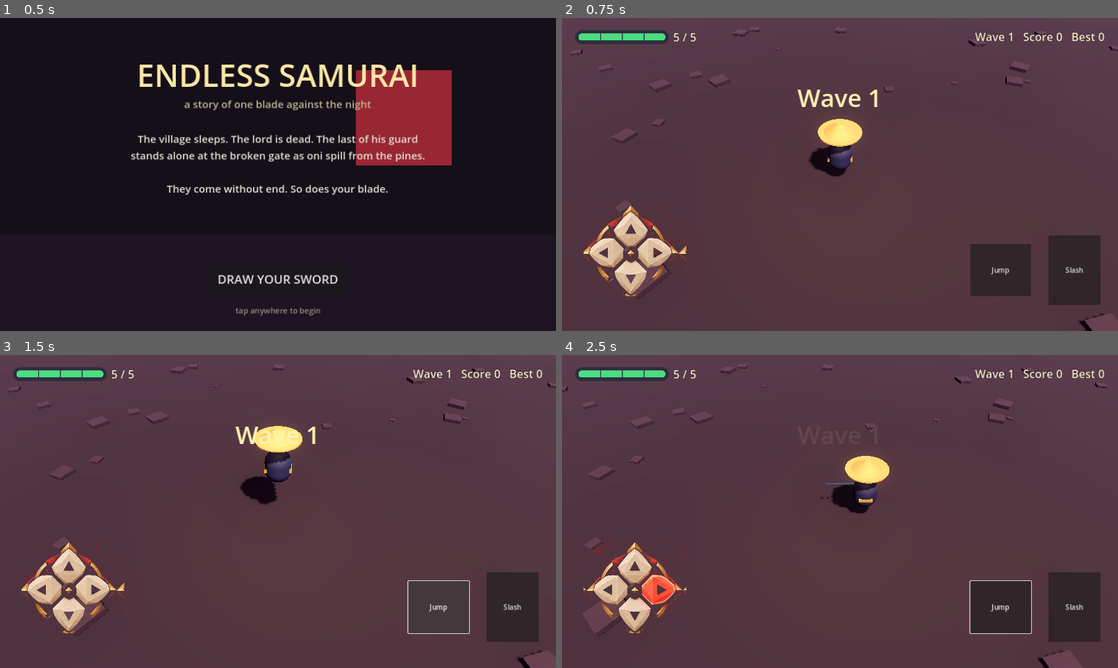
Above: before the commit, frames 1-4 (two rows, left to right).
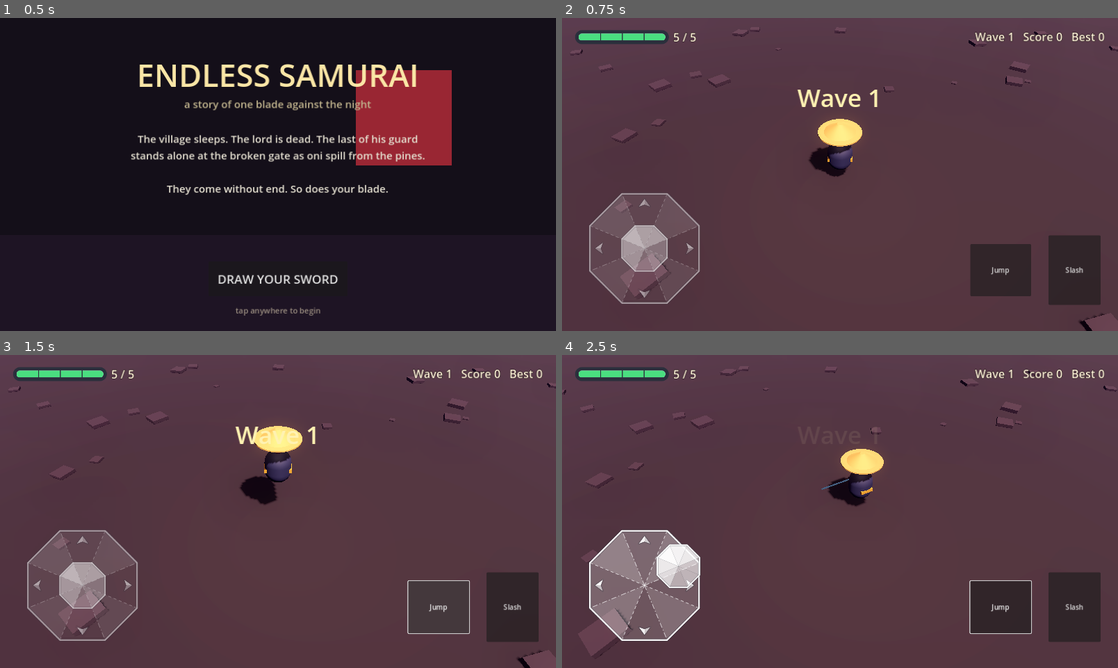
Above: after the commit, the same moments.

Repository: wargasipil/endless_samurai
Game: Godot game, scene res://scenes/title.tscn
The game is run twice, just before and just after one commit, with the same random seed, the same clock (stepped at 60 frames per second) and the same inputs.
Inputs (mouse positions are in pixels of both pictures, inside the frame that each line leads up to):
- Up to frame 1 (0.5 s): no input
- Up to frame 2 (0.75 s): click "DRAW YOUR SWORD" at 0.5 s
- Up to frame 3 (1.5 s): click "Jump" at 1.25 s
- Up to frame 4 (2.5 s): tap Enter at 2 s; drag from (634, 586) to (895, 442) at 2.02 s

Frame 1 is identical in both runs. In frame 2, 3.9% of the frame differs, in the area x 3-25%, y 56-92%; in frame 3, 3.9%; in frame 4, 7.4%, in the area x 0-100%, y 3-100%.

Commit message:
Replace D-pad with origami virtual joystick
Analog joystick from the origami_joystick pack (SVG sheet imported at
2x) in the bottom-left touch controls, replacing the 4-way D-pad. It
emits direction_changed like the D-pad did, so it feeds the existing
move_vector -> player.set_move_input path. Ignores new touches while
hidden (--demo). The D-pad scene stays for `make dpad`.

Co-Authored-By: Claude Opus 5.5 (1M context) <noreply@anthropic.com>

Diff:
--- /dev/null
+++ b/assets/joystick/joystick_sheet.svg
@@ -0,0 +1,130 @@
+<svg xmlns="http://www.w3.org/2000/svg" width="1024" height="256" viewBox="0 0 1024 256">
+  <g>
+    <g fill="#FFFFFF">
+      <polygon points="128,128 235.17,172.39 172.39,235.17" fill-opacity="0.18"/>
+      <polygon points="128,128 172.39,235.17 83.61,235.17" fill-opacity="0.07"/>
+      <polygon points="128,128 83.61,235.17 20.83,172.39" fill-opacity="0.22"/>
+      <polygon points="128,128 20.83,172.39 20.83,83.61" fill-opacity="0.14"/>
+      <polygon points="128,128 20.83,83.61 83.61,20.83" fill-opacity="0.28"/>
+      <polygon points="128,128 83.61,20.83 172.39,20.83" fill-opacity="0.15"/>
+      <polygon points="128,128 172.39,20.83 235.17,83.61" fill-opacity="0.24"/>
+      <polygon points="128,128 235.17,83.61 235.17,172.39" fill-opacity="0.08"/>
+    </g>
+    <g stroke="#FFFFFF" stroke-opacity="0.42" stroke-width="1.5">
+      <line x1="128" y1="128" x2="235.17" y2="172.39" stroke-dasharray="6 5"/>
+      <line x1="128" y1="128" x2="172.39" y2="235.17" stroke-dasharray="10 4 2 4"/>
+      <line x1="128" y1="128" x2="83.61" y2="235.17" stroke-dasharray="6 5"/>
+      <line x1="128" y1="128" x2="20.83" y2="172.39" stroke-dasharray="10 4 2 4"/>
+      <line x1="128" y1="128" x2="20.83" y2="83.61" stroke-dasharray="6 5"/>
+      <line x1="128" y1="128" x2="83.61" y2="20.83" stroke-dasharray="10 4 2 4"/>
+      <line x1="128" y1="128" x2="172.39" y2="20.83" stroke-dasharray="6 5"/>
+      <line x1="128" y1="128" x2="235.17" y2="83.61" stroke-dasharray="10 4 2 4"/>
+    </g>
+    <polygon points="235.17,172.39 172.39,235.17 83.61,235.17 20.83,172.39 20.83,83.61 83.61,20.83 172.39,20.83 235.17,83.61" fill="none" stroke="#1E2A33" stroke-opacity="0.2" stroke-width="6" stroke-linejoin="round"/>
+    <polygon points="235.17,172.39 172.39,235.17 83.61,235.17 20.83,172.39 20.83,83.61 83.61,20.83 172.39,20.83 235.17,83.61" fill="none" stroke="#FFFFFF" stroke-opacity="0.78" stroke-width="3" stroke-linejoin="round"/>
+    <g fill="none" stroke="#1E2A33" stroke-opacity="0.18" stroke-width="4" stroke-linejoin="round">
+      <polygon points="128,31 139,46 128,42 117,46"/>
+      <polygon points="225,128 210,139 214,128 210,117"/>
+      <polygon points="128,225 117,210 128,214 139,210"/>
+      <polygon points="31,128 46,117 42,128 46,139"/>
+    </g>
+    <g fill="#FFFFFF">
+      <polygon points="128,31 139,46 128,42" fill-opacity="0.6"/>
+      <polygon points="128,31 128,42 117,46" fill-opacity="0.84"/>
+      <polygon points="225,128 210,139 214,128" fill-opacity="0.54"/>
+      <polygon points="225,128 214,128 210,117" fill-opacity="0.9"/>
+      <polygon points="128,225 117,210 128,214" fill-opacity="0.84"/>
+      <polygon points="128,225 128,214 139,210" fill-opacity="0.6"/>
+      <polygon points="31,128 46,117 42,128" fill-opacity="0.9"/>
+      <polygon points="31,128 42,128 46,139" fill-opacity="0.54"/>
+    </g>
+  </g>
+  <g transform="translate(256 0)">
+    <g fill="#FFFFFF">
+      <polygon points="128,128 235.17,172.39 172.39,235.17" fill-opacity="0.28"/>
+      <polygon points="128,128 172.39,235.17 83.61,235.17" fill-opacity="0.17"/>
+      <polygon points="128,128 83.61,235.17 20.83,172.39" fill-opacity="0.32"/>
+      <polygon points="128,128 20.83,172.39 20.83,83.61" fill-opacity="0.24"/>
+      <polygon points="128,128 20.83,83.61 83.61,20.83" fill-opacity="0.38"/>
+      <polygon points="128,128 83.61,20.83 172.39,20.83" fill-opacity="0.25"/>
+      <polygon points="128,128 172.39,20.83 235.17,83.61" fill-opacity="0.34"/>
+      <polygon points="128,128 235.17,83.61 235.17,172.39" fill-opacity="0.18"/>
+    </g>
+    <g stroke="#FFFFFF" stroke-opacity="0.6" stroke-width="1.5">
+      <line x1="128" y1="128" x2="235.17" y2="172.39" stroke-dasharray="6 5"/>
+      <line x1="128" y1="128" x2="172.39" y2="235.17" stroke-dasharray="10 4 2 4"/>
+      <line x1="128" y1="128" x2="83.61" y2="235.17" stroke-dasharray="6 5"/>
+      <line x1="128" y1="128" x2="20.83" y2="172.39" stroke-dasharray="10 4 2 4"/>
+      <line x1="128" y1="128" x2="20.83" y2="83.61" stroke-dasharray="6 5"/>
+      <line x1="128" y1="128" x2="83.61" y2="20.83" stroke-dasharray="10 4 2 4"/>
+      <line x1="128" y1="128" x2="172.39" y2="20.83" stroke-dasharray="6 5"/>
+      <line x1="128" y1="128" x2="235.17" y2="83.61" stroke-dasharray="10 4 2 4"/>
+    </g>
+    <polygon points="235.17,172.39 172.39,235.17 83.61,235.17 20.83,172.39 20.83,83.61 83.61,20.83 172.39,20.83 235.17,83.61" fill="none" stroke="#1E2A33" stroke-opacity="0.2" stroke-width="6" stroke-linejoin="round"/>
+    <polygon points="235.17,172.39 172.39,235.17 83.61,235.17 20.83,172.39 20.83,83.61 83.61,20.83 172.39,20.83 235.17,83.61" fill="none" stroke="#FFFFFF" stroke-opacity="0.95" stroke-width="3" stroke-linejoin="round"/>
+    <g fill="none" stroke="#1E2A33" stroke-opacity="0.18" stroke-width="4" stroke-linejoin="round">
+      <polygon points="128,31 139,46 128,42 117,46"/>
+      <polygon points="225,128 210,139 214,128 210,117"/>
+      <polygon points="128,225 117,210 128,214 139,210"/>
+      <polygon points="31,128 46,117 42,128 46,139"/>
+    </g>
+    <g fill="#FFFFFF">
+      <polygon points="128,31 139,46 128,42" fill-opacity="0.68"/>
+      <polygon points="128,31 128,42 117,46" fill-opacity="0.92"/>
+      <polygon points="225,128 210,139 214,128" fill-opacity="0.62"/>
+      <polygon points="225,128 214,128 210,117" fill-opacity="0.97"/>
+      <polygon points="128,225 117,210 128,214" fill-opacity="0.92"/>
+      <polygon points="128,225 128,214 139,210" fill-opacity="0.68"/>
+      <polygon points="31,128 46,117 42,128" fill-opacity="0.97"/>
+      <polygon points="31,128 42,128 46,139" fill-opacity="0.62"/>
+    </g>
+  </g>
+  <g transform="translate(512 0)">
+    <g fill="#FFFFFF">
+      <polygon points="128,128 172.35,146.37 146.37,172.35" fill-opacity="0.45"/>
+      <polygon points="128,128 146.37,172.35 109.63,172.35" fill-opacity="0.4"/>
+      <polygon points="128,128 109.63,172.35 83.65,146.37" fill-opacity="0.63"/>
+      <polygon points="128,128 83.65,146.37 83.65,109.63" fill-opacity="0.73"/>
+      <polygon points="128,128 83.65,109.63 109.63,83.65" fill-opacity="0.92"/>
+      <polygon points="128,128 109.63,83.65 146.37,83.65" fill-opacity="0.8"/>
+      <polygon points="128,128 146.37,83.65 172.35,109.63" fill-opacity="0.73"/>
+      <polygon points="128,128 172.35,109.63 172.35,146.37" fill-opacity="0.47"/>
+    </g>
+    <g stroke="#1E2A33" stroke-opacity="0.12" stroke-width="1">
+      <line x1="128" y1="128" x2="172.35" y2="146.37"/>
+      <line x1="128" y1="128" x2="146.37" y2="172.35"/>
+      <line x1="128" y1="128" x2="109.63" y2="172.35"/>
+      <line x1="128" y1="128" x2="83.65" y2="146.37"/>
+      <line x1="128" y1="128" x2="83.65" y2="109.63"/>
+      <line x1="128" y1="128" x2="109.63" y2="83.65"/>
+      <line x1="128" y1="128" x2="146.37" y2="83.65"/>
+      <line x1="128" y1="128" x2="172.35" y2="109.63"/>
+    </g>
+    <polygon points="172.35,146.37 146.37,172.35 109.63,172.35 83.65,146.37 83.65,109.63 109.63,83.65 146.37,83.65 172.35,109.63" fill="none" stroke="#1E2A33" stroke-opacity="0.22" stroke-width="5" stroke-linejoin="round"/>
+    <polygon points="172.35,146.37 146.37,172.35 109.63,172.35 83.65,146.37 83.65,109.63 109.63,83.65 146.37,83.65 172.35,109.63" fill="none" stroke="#FFFFFF" stroke-opacity="0.95" stroke-width="2.5" stroke-linejoin="round"/>
+  </g>
+  <g transform="translate(768 0)">
+    <g fill="#FFFFFF">
+      <polygon points="128,128 169.57,145.22 145.22,169.57" fill-opacity="0.55"/>
+      <polygon points="128,128 145.22,169.57 110.78,169.57" fill-opacity="0.5"/>
+      <polygon points="128,128 110.78,169.57 86.43,145.22" fill-opacity="0.73"/>
+      <polygon points="128,128 86.43,145.22 86.43,110.78" fill-opacity="0.83"/>
+      <polygon points="128,128 86.43,110.78 110.78,86.43" fill-opacity="0.97"/>
+      <polygon points="128,128 110.78,86.43 145.22,86.43" fill-opacity="0.9"/>
+      <polygon points="128,128 145.22,86.43 169.57,110.78" fill-opacity="0.83"/>
+      <polygon points="128,128 169.57,110.78 169.57,145.22" fill-opacity="0.57"/>
+    </g>
+    <g stroke="#1E2A33" stroke-opacity="0.12" stroke-width="1">
+      <line x1="128" y1="128" x2="169.57" y2="145.22"/>
+      <line x1="128" y1="128" x2="145.22" y2="169.57"/>
+      <line x1="128" y1="128" x2="110.78" y2="169.57"/>
+      <line x1="128" y1="128" x2="86.43" y2="145.22"/>
+      <line x1="128" y1="128" x2="86.43" y2="110.78"/>
+      <line x1="128" y1="128" x2="110.78" y2="86.43"/>
+      <line x1="128" y1="128" x2="145.22" y2="86.43"/>
+      <line x1="128" y1="128" x2="169.57" y2="110.78"/>
+    </g>
+    <polygon points="169.57,145.22 145.22,169.57 110.78,169.57 86.43,145.22 86.43,110.78 110.78,86.43 145.22,86.43 169.57,110.78" fill="none" stroke="#1E2A33" stroke-opacity="0.22" stroke-width="5" stroke-linejoin="round"/>
+    <polygon points="169.57,145.22 145.22,169.57 110.78,169.57 86.43,145.22 86.43,110.78 110.78,86.43 145.22,86.43 169.57,110.78" fill="none" stroke="#FFFFFF" stroke-opacity="0.95" stroke-width="2.5" stroke-linejoin="round"/>
+  </g>
+</svg>
--- a/scenes/touch_controls.tscn
+++ b/scenes/touch_controls.tscn
@@ -1,21 +1,21 @@
 [gd_scene load_steps=3 format=3]
 
 [ext_resource type="Script" path="res://scripts/touch_controls.gd" id="1"]
-[ext_resource type="PackedScene" path="res://scenes/dpad.tscn" id="2"]
+[ext_resource type="PackedScene" path="res://scenes/virtual_joystick.tscn" id="2"]
 
 [node name="Controls" type="CanvasLayer"]
 layer = 10
 script = ExtResource("1")
 
-[node name="Dpad" parent="." instance=ExtResource("2")]
+[node name="Joystick" parent="." instance=ExtResource("2")]
 anchor_left = 0.0
 anchor_top = 1.0
 anchor_right = 0.0
 anchor_bottom = 1.0
-offset_left = 48.0
-offset_top = -300.0
-offset_right = 288.0
-offset_bottom = -80.0
+offset_left = 40.0
+offset_top = -340.0
+offset_right = 340.0
+offset_bottom = -40.0
 
 [node name="JumpButton" type="Button" parent="."]
 anchor_left = 1.0
--- /dev/null
+++ b/scenes/virtual_joystick.tscn
@@ -0,0 +1,10 @@
+[gd_scene load_steps=3 format=3]
+
+[ext_resource type="Script" path="res://scripts/virtual_joystick.gd" id="1"]
+[ext_resource type="Texture2D" path="res://assets/joystick/joystick_sheet.svg" id="2"]
+
+[node name="VirtualJoystick" type="Control"]
+offset_right = 300.0
+offset_bottom = 300.0
+script = ExtResource("1")
+sheet = ExtResource("2")
--- a/scripts/touch_controls.gd
+++ b/scripts/touch_controls.gd
@@ -4,11 +4,11 @@
 signal jump_pressed
 signal attack_pressed
 
-@onready var dpad: Control = $Dpad
+@onready var joystick: Control = $Joystick
 @onready var jump_button: Button = $JumpButton
 @onready var attack_button: Button = $AttackButton
 
 func _ready() -> void:
-	dpad.direction_changed.connect(func(d: Vector2) -> void: move_vector.emit(d))
+	joystick.direction_changed.connect(func(d: Vector2) -> void: move_vector.emit(d))
 	jump_button.pressed.connect(func() -> void: jump_pressed.emit())
 	attack_button.pressed.connect(func() -> void: attack_pressed.emit())
--- a/scripts/virtual_joystick.gd
+++ b/scripts/virtual_joystick.gd
@@ -1,58 +1,99 @@
 extends Control
+## Origami virtual joystick (Godot 4).
+## Attach to a Control node, drag joystick_sheet.svg into "Sheet",
+## and give the Control a square size, for example 300 x 300.
 
-const RADIUS := 90.0
-const KNOB_RADIUS := 40.0
-
-var active_touch: int = -1
-var center: Vector2 = Vector2.ZERO
-var knob_offset: Vector2 = Vector2.ZERO
-
+## Emitted whenever output changes; x and y go from -1 to 1.
 signal direction_changed(dir: Vector2)
 
+@export var sheet: Texture2D
+@export_range(0.1, 0.5) var max_distance := 0.3   ## how far the knob can move (part of the size)
+@export_range(0.0, 0.9) var deadzone := 0.15      ## ignore tiny thumb movements
+@export_range(0.0, 1.0) var idle_alpha := 0.6     ## how see-through it is when not touched
+@export var use_actions := true                    ## also press the move_* input actions
+@export var action_left := "move_left"
+@export var action_right := "move_right"
+@export var action_up := "move_up"
+@export var action_down := "move_down"
+
+## Read this from your player if you like: x and y go from -1 to 1.
+var output := Vector2.ZERO
+
+var _touch := -1
+var _textures: Array[AtlasTexture] = []   # base_idle, base_active, knob_idle, knob_pressed
+var _base: TextureRect
+var _knob: TextureRect
+
+
 func _ready() -> void:
-	mouse_filter = Control.MOUSE_FILTER_STOP
-	custom_minimum_size = Vector2(RADIUS * 2.0, RADIUS * 2.0)
-	center = size * 0.5
+	if sheet == null:
+		push_warning("Drag joystick_sheet.svg into the Sheet field.")
+		return
+	var cell_width := sheet.get_width() / 4.0
+	for i in 4:
+		var t := AtlasTexture.new()
+		t.atlas = sheet
+		t.region = Rect2(i * cell_width, 0, cell_width, sheet.get_height())
+		_textures.append(t)
+	_base = _add_layer(_textures[0])
+	_knob = _add_layer(_textures[2])
+	modulate.a = idle_alpha
 
-func _notification(what: int) -> void:
-	if what == NOTIFICATION_RESIZED:
-		center = size * 0.5
-		queue_redraw()
 
-func _gui_input(event: InputEvent) -> void:
+func _add_layer(tex: Texture2D) -> TextureRect:
+	var layer := TextureRect.new()
+	layer.texture = tex
+	layer.expand_mode = TextureRect.EXPAND_IGNORE_SIZE
+	layer.stretch_mode = TextureRect.STRETCH_SCALE
+	layer.mouse_filter = Control.MOUSE_FILTER_IGNORE
+	add_child(layer)
+	layer.set_anchors_and_offsets_preset(Control.PRESET_FULL_RECT)
+	return layer
+
+
+func _input(event: InputEvent) -> void:
+	if _knob == null:
+		return
 	if event is InputEventScreenTouch:
-		if event.pressed and active_touch == -1:
-			active_touch = event.index
-			_update_knob(event.position)
-		elif not event.pressed and event.index == active_touch:
-			_reset()
-	elif event is InputEventScreenDrag and event.index == active_touch:
-		_update_knob(event.position)
-	elif event is InputEventMouseButton:
-		if event.pressed and active_touch == -1:
-			active_touch = 0
-			_update_knob(event.position)
-		elif not event.pressed and active_touch == 0:
-			_reset()
-	elif event is InputEventMouseMotion and active_touch == 0:
-		_update_knob(event.position)
+		# _input sees every touch, so skip new ones while hidden (e.g. --demo hides the controls)
+		if event.pressed and _touch == -1 and is_visible_in_tree() and get_global_rect().has_point(event.position):
+			_touch = event.index
+			_set_active(true)
+			_update(event.position)
+		elif not event.pressed and event.index == _touch:
+			_touch = -1
+			_set_active(false)
+			_update(get_global_rect().get_center())
+	elif event is InputEventScreenDrag and event.index == _touch:
+		_update(event.position)
 
-func _update_knob(pos: Vector2) -> void:
-	var delta := pos - center
-	if delta.length() > RADIUS:
-		delta = delta.normalized() * RADIUS
-	knob_offset = delta
-	direction_changed.emit(delta / RADIUS)
-	queue_redraw()
 
-func _reset() -> void:
-	active_touch = -1
-	knob_offset = Vector2.ZERO
-	direction_changed.emit(Vector2.ZERO)
-	queue_redraw()
+func _update(finger: Vector2) -> void:
+	var max_px := size.x * max_distance
+	var offset := (finger - get_global_rect().get_center()).limit_length(max_px)
+	_knob.position = offset
+	var v := offset / max_px
+	var last := output
+	output = Vector2.ZERO if v.length() < deadzone else v
+	if output != last:
+		direction_changed.emit(output)
+	if use_actions:
+		_press(action_left, maxf(-output.x, 0.0))
+		_press(action_right, maxf(output.x, 0.0))
+		_press(action_up, maxf(-output.y, 0.0))
+		_press(action_down, maxf(output.y, 0.0))
 
-func _draw() -> void:
-	draw_circle(center, RADIUS, Color(1, 1, 1, 0.08))
-	draw_arc(center, RADIUS, 0.0, TAU, 48, Color(1, 1, 1, 0.35), 2.0)
-	draw_circle(center + knob_offset, KNOB_RADIUS, Color(1, 1, 1, 0.25))
-	draw_arc(center + knob_offset, KNOB_RADIUS, 0.0, TAU, 24, Color(1, 1, 1, 0.6), 2.0)
+
+func _press(action: String, strength: float) -> void:
+	if not InputMap.has_action(action):
+		return
+	if strength > 0.0:
+		Input.action_press(action, strength)
+	else:
+		Input.action_release(action)
+
+
+func _set_active(on: bool) -> void:
+	_base.texture = _textures[1] if on else _textures[0]
+	_knob.texture = _textures[3] if on else _textures[2]
+	modulate.a = 1.0 if on else idle_alpha
Not shown, added: assets/joystick/joystick_sheet.svg.import
